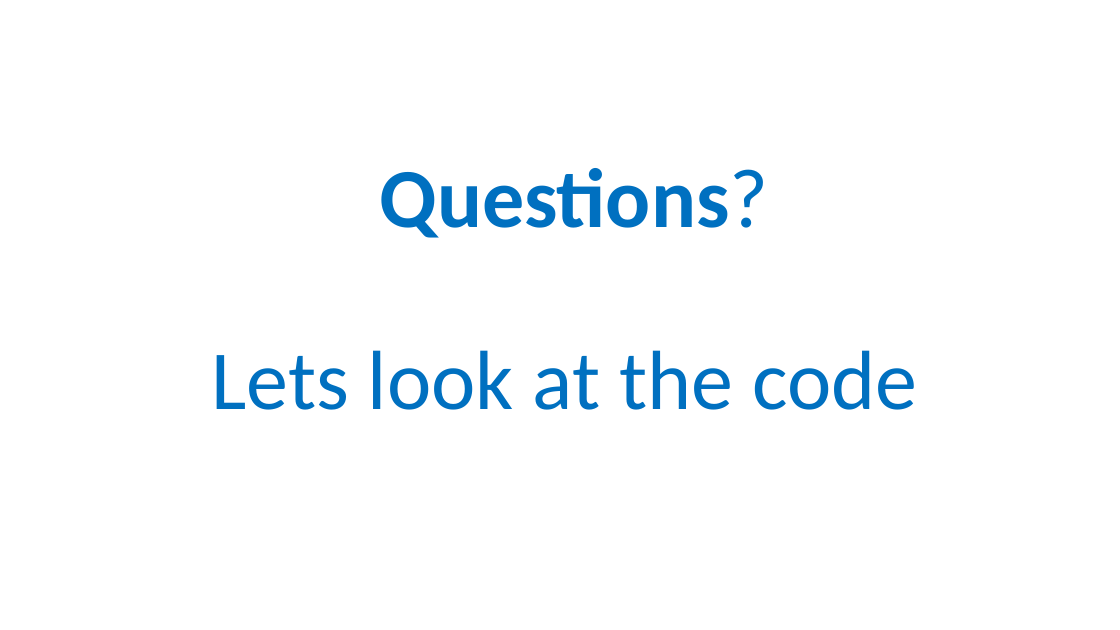
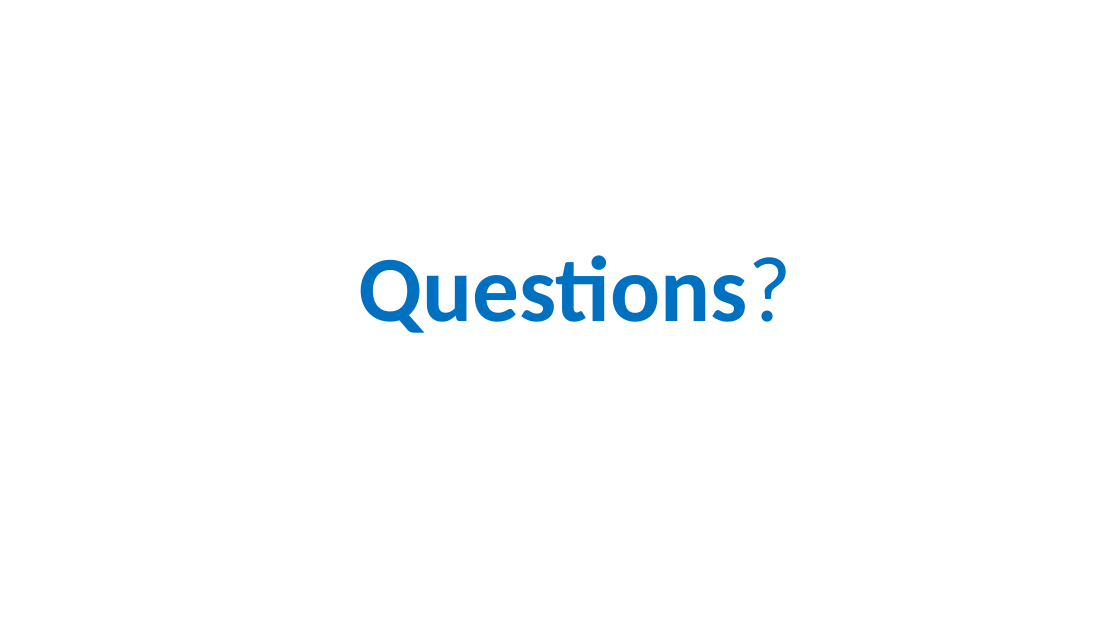
Before and after one commit to qingkaikong/SSA_Machine_Learning_2019, a slide deck: slide 27 of presentations/Feature_Engineering_ML_SSA19.pptx (slide 26 before the commit). Drawn at 1120x630 pixels with LibreOffice and Linux fonts; fonts in the diff are those of the drawing. Boxes give left, top, right and bottom in pixels: in the first picture for what was removed or moved away, otherwise in the second. Text is boxed around its words. In the diff, an @@ line names an element or a change of style, - is before the commit and + after.

```diff
--- a/presentations/Feature_Engineering_ML_SSA19.pptx
+++ b/presentations/Feature_Engineering_ML_SSA19.pptx
@@ title at box(359, 255, 792, 333): text changed; size 72 to 80 pt; bold on @@
-Questions?
-Lets look at the code
+Questions?
```
Also in this commit, not shown: 1 other slide changed, 1 slide added.
